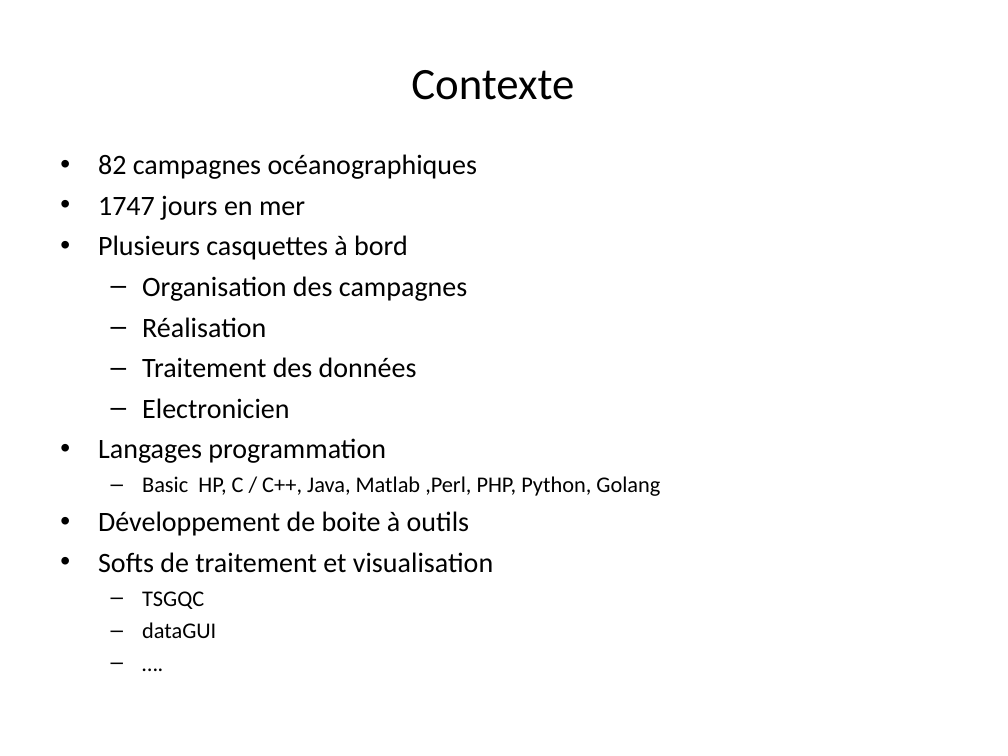
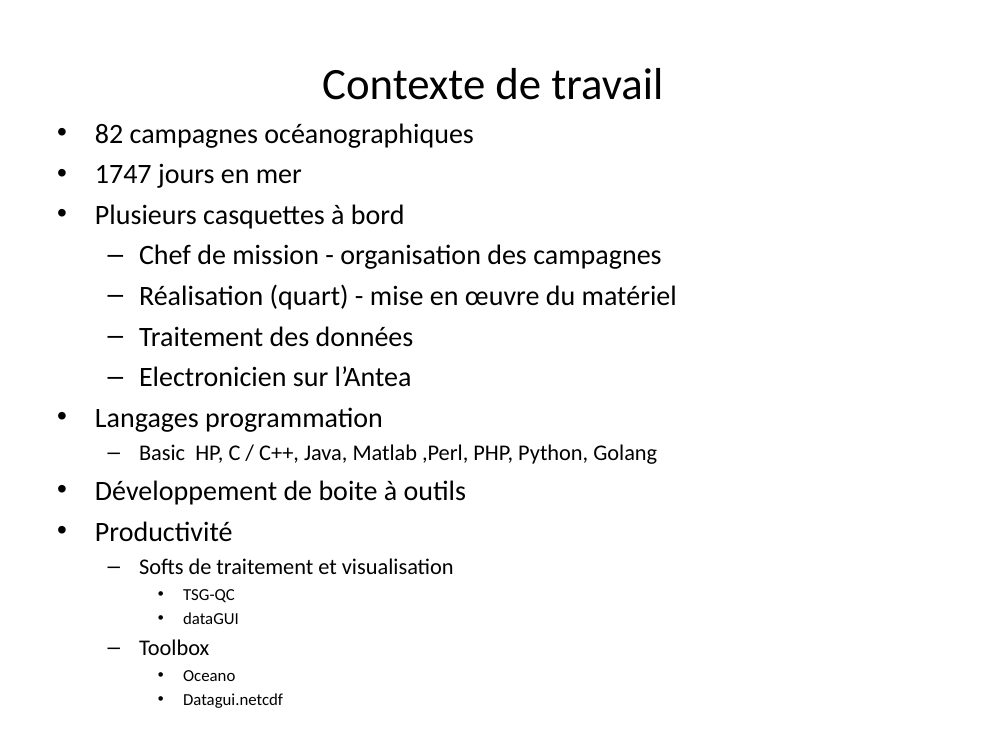
Before and after one commit to jgrelet/course-object-programing-with-Matlab, a slide deck: slide 6 of Introduction à la programmation objet avec Matlab.ppt. Drawn at 1008x756 pixels with LibreOffice and Linux fonts; fonts in the diff are those of the drawing. Boxes give left, top, right and bottom in pixels: in the first picture for what was removed or moved away, otherwise in the second. Text is boxed around its words. In the diff, an @@ line names an element or a change of style, - is before the commit and + after.

```diff
--- a/Introduction à la programmation objet avec Matlab.ppt
+++ b/Introduction à la programmation objet avec Matlab.ppt
@@ title at [322,68,663,100]: text changed @@
-Contexte
+Contexte de travail
@@ text "82 campagnes océanographiques": place and size @@
-text "82 campagnes océanographiques" at [98,154,660,638]
+text "82 campagnes océanographiques" at [95,123,677,708]
@@ text at [139,244,677,310]: text changed @@
-  – Organisation des campagnes
-  – Réalisation
+  – Chef de mission - organisation des campagnes
+  – Réalisation (quart) - mise en œuvre du matériel
@@ text at [139,366,412,387]: text changed @@
-  – Electronicien
+  – Electronicien sur l’Antea
@@ text at [95,521,233,542]: paragraph added @@
+• Productivité
@@ text at [139,558,454,624]: size 20 to 16 pt in "Softs de traitement et visualisation"; size 16 to 12 pt in "dataGUI"; bullet • to –; list level 1 to 2 in "Softs de traitement et visualisation"; bullet – to •; list level 2 to 3 in "dataGUI" @@
@@ text at [183,589,235,603]: text changed; size 16 to 12 pt @@
-  – TSGQC
+    • TSG-QC
@@ text at [139,639,283,708]: text changed; size 16 to 12 pt @@
-  – ….
+  – Toolbox
+    • Oceano
+    • Datagui.netcdf
```
Also in this commit, not shown: 21 other slides changed, 1 slide added, 8 other files.
